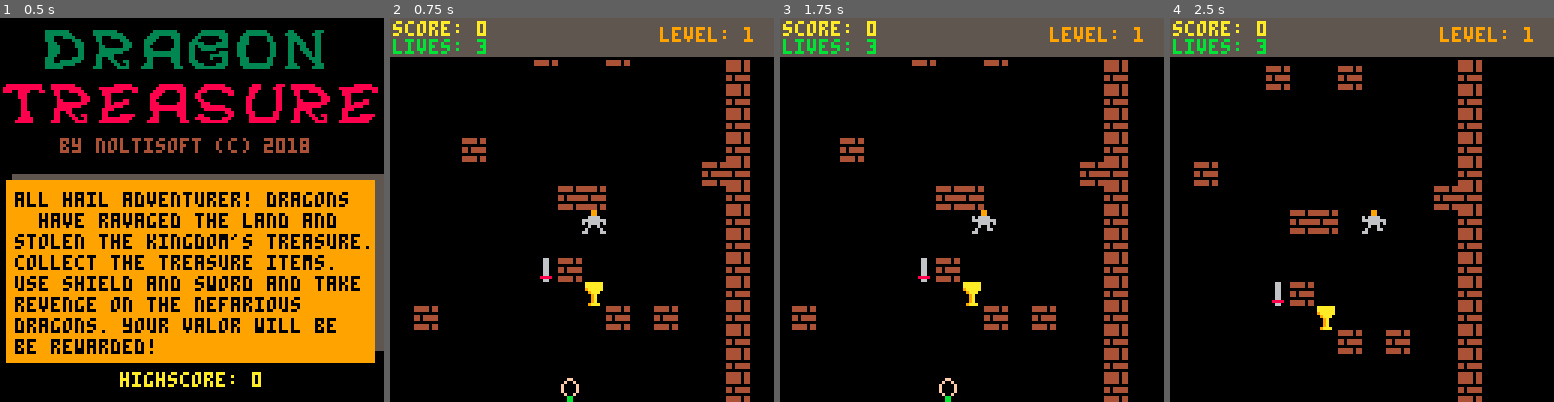
Above: before the commit, frames 1-4 (left to right).
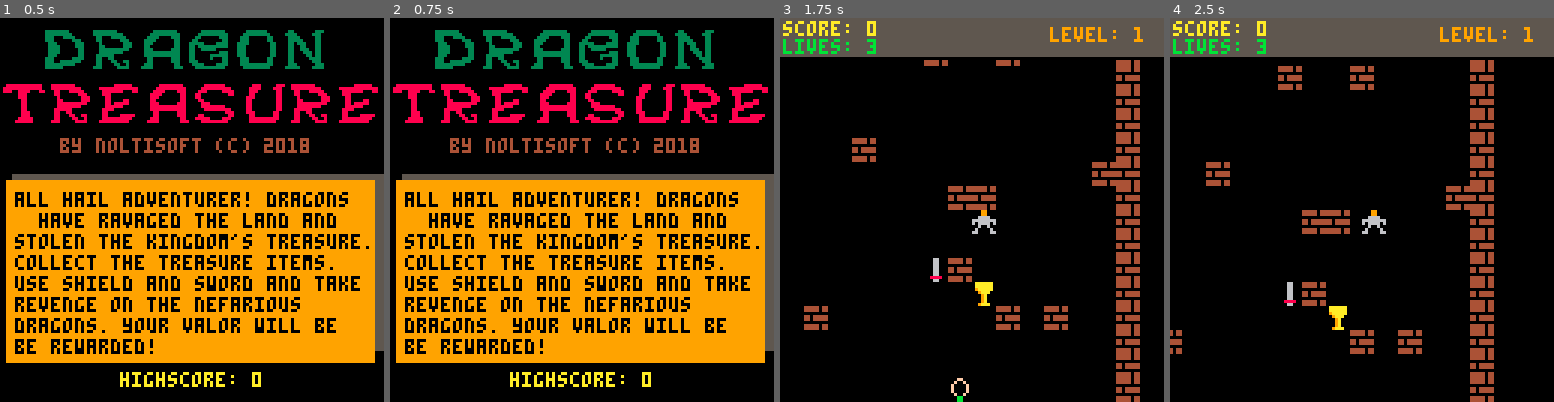
Above: after the commit, the same moments.

Repository: HNE74/pico8
Game: PICO-8 cartridge dtreasure/dtreasure.p8
Two runs of this game, one before a commit and one after it. Both use one fixed random seed, a clock stepped at 60 frames per second and the inputs below.
Inputs:
- Up to frame 1 (0.5 s): tap X (X key) at 0.33 s
- Up to frame 2 (0.75 s): tap O (Z key) at 0.7 s
- Up to frame 3 (1.75 s): tap X (X key) at 1.07 s; hold Right from 1.6 s (still down); tap O (Z key) at 1.7 s
- Up to frame 4 (2.5 s): tap X (X key) at 1.85 s; release Right at 2.1 s; tap O (Z key) at 2.1 s; hold Up 2.15-2.42 s; hold Right from 2.47 s (still down)

Frame 1 is identical in both runs. In frame 2, 57% of the frame differs, in the area x 0-100%, y 0-100%; in frame 3, 7.0%; in frame 4, 7.0%.

Commit message:
Improved sound effects

Diff:
--- a/dtreasure/dtreasure.p8
+++ b/dtreasure/dtreasure.p8
@@ -26,6 +26,7 @@
   game.checkscore=0
   game.bonus=false
   game.lifeearned=false
+  game.waitcnt=0
 end
 
 function init_next_level()
@@ -75,7 +76,7 @@
   game.highscore=0
   game.bgcolor=0
   game.waitcnt=0
-  game.waitmax=20
+  game.waitmax=50
   game.level=1
 
   game.states={}
@@ -679,7 +680,7 @@
 
 function update_next_level()
   if(game.waitcnt==0) then
-    sfx(22)
+    music(10)
   end
 
   if game.waitcnt<game.waitmax then
@@ -689,6 +690,7 @@
 
   local b4,b5=btn(4),btn(5)
   if b4 then
+    music(11)
     init_next_level()
     game.waitcnt=0
     game.state=game.states["run"]
@@ -710,6 +712,7 @@
     if player.score>game.highscore then
       game.highscore=player.score
     end
+    sfx(-1)
     game.waitcnt=0
     game.state=game.states["start"]
   end
Not shown, changed: the music (__music__) section of dtreasure/dtreasure.p8
